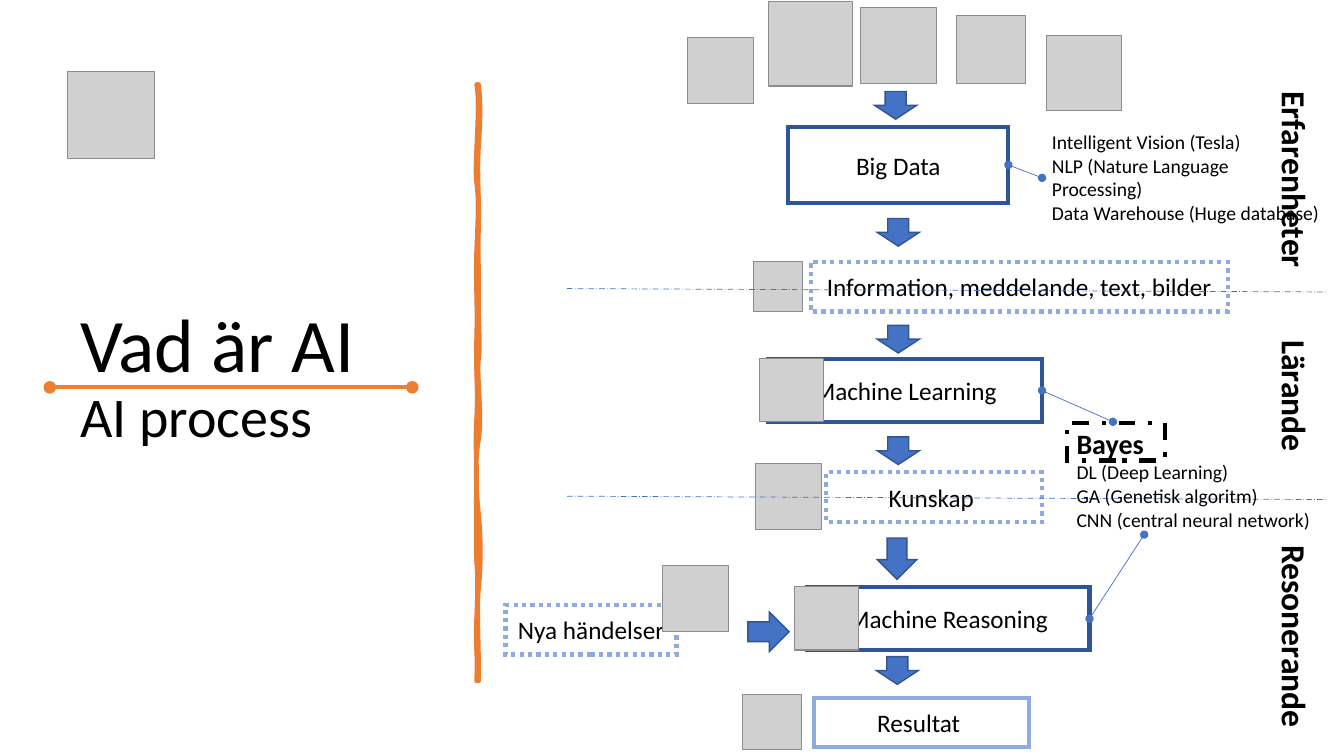
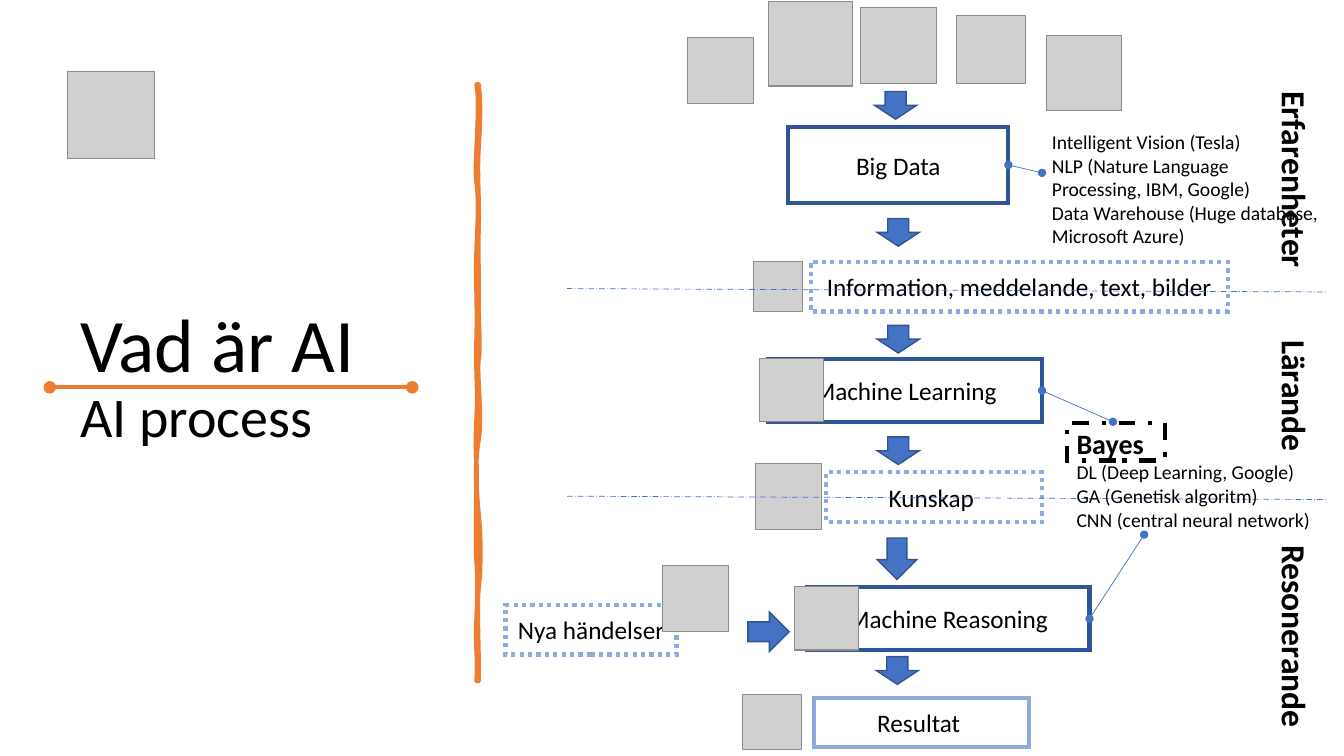
Before and after one commit to mo-mosverkstad/new_idea, a slide deck: slide 4 of AI väder/AIWeather.pptx. Drawn at 1344x756 pixels with LibreOffice and Linux fonts; fonts in the diff are those of the drawing; grey boxes stand for pictures. Boxes give left, top, right and bottom in pixels: in the first picture for what was removed or moved away, otherwise in the second. Text is boxed around its words. In the diff, an @@ line names an element or a change of style, - is before the commit and + after.

```diff
--- a/AI väder/AIWeather.pptx
+++ b/AI väder/AIWeather.pptx
@@ double arrow moved from (1008, 165) - (1043, 177) to (1008, 165) - (1043, 172) @@
@@ text at box(1052, 159, 1318, 246): text changed @@
-NLP (Nature Language Processing)
-Data Warehouse (Huge database)
+NLP (Nature Language Processing, IBM, Google)
+Data Warehouse (Huge database, Microsoft Azure)
@@ text at box(1077, 465, 1294, 483): text changed @@
-DL (Deep Learning)
+DL (Deep Learning, Google)
```
Also in this commit, not shown: 7 other slides changed.
